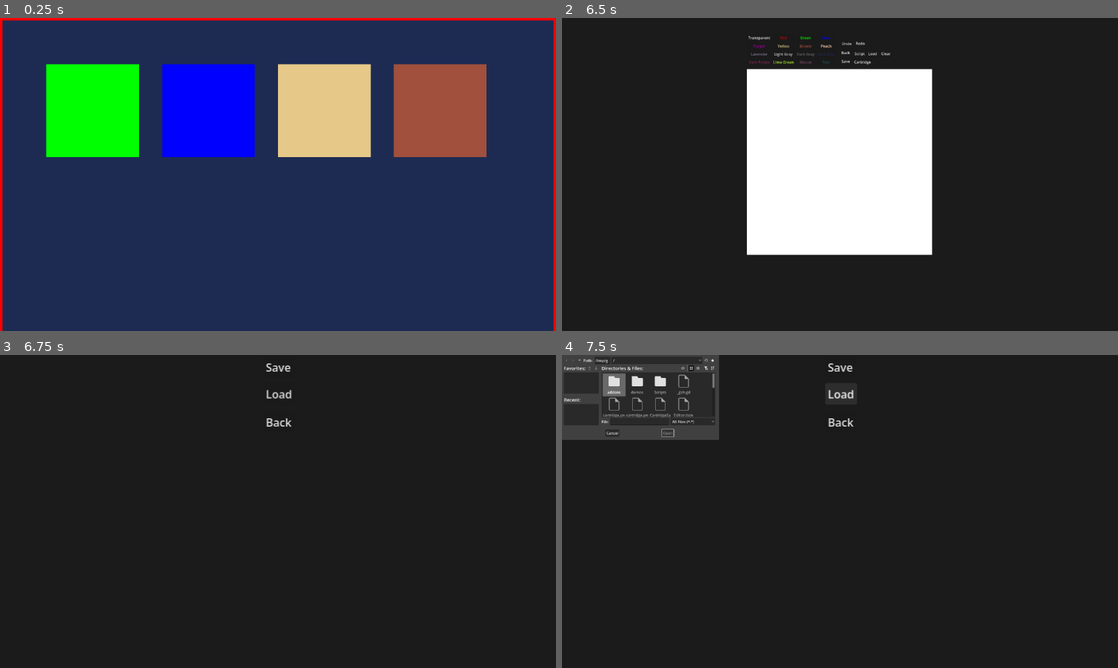
Above: before the commit, frames 1-4 (two rows, left to right).
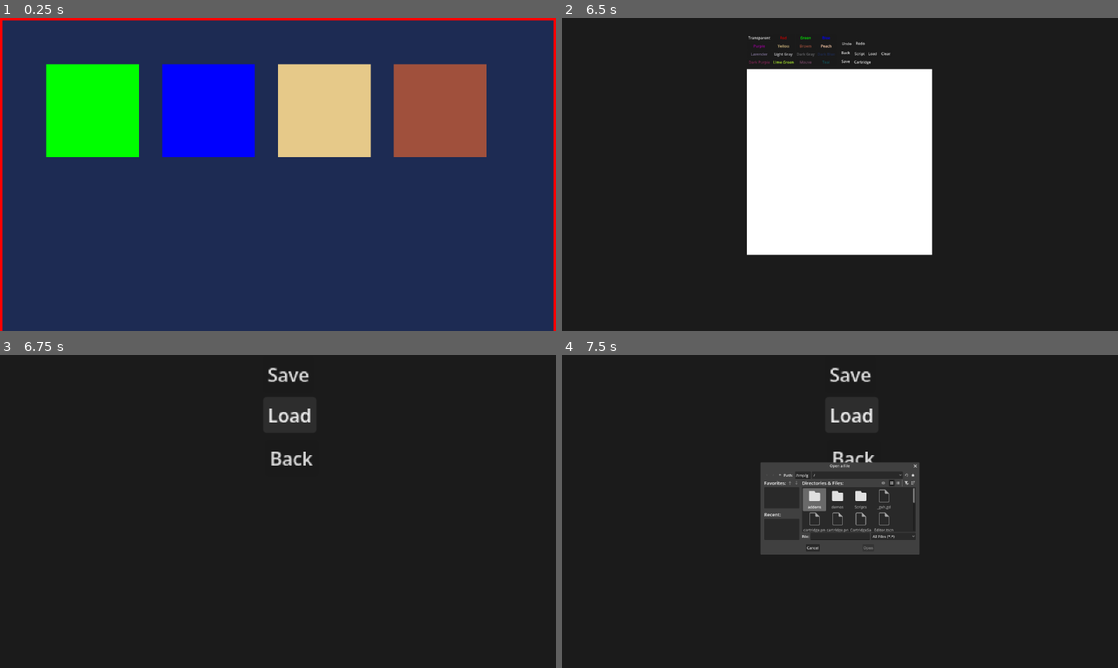
Above: after the commit, the same moments.

Repository: bobis1/godot-fantasy-console
Game: Godot game, scene res://main.tscn
Same seed, same stepped clock (60 frames per second), same inputs: the game is played once before the commit and once after it.
Inputs (mouse positions are in pixels of both pictures, inside the frame that each line leads up to):
- Up to frame 1 (0.25 s): no input
- Up to frame 2 (6.5 s): tap Enter at 0.5, 2.75, 5.75 s; move the mouse to (962, 158) at 0.52 s; hold D (RIGHT) 0.53-1.28 s; hold Q (A) 0.53-1.28 s; click (962, 158) at 0.67 s; tap E (B) at 0.8, 1.35, 5.3 s; tap Space at 1.25, 5 s; move the mouse to (728, 190) at 1.27 s; hold S (DOWN) 1.28-2 s; tap R at 1.55, 6.05 s; click "Back" at 2 s; move the mouse to (895, 105) at 2.77 s; hold D (RIGHT) 2.78-3.5 s; hold R 2.78-3.5 s; tap Q (A) at 3.05, 5.1 s; click "Script" at 3.5 s; click "Back" at 4.25 s; move the mouse to (812, 237) at 5.02 s; hold W (UP) 5.03-5.78 s; click (812, 237) at 5.17 s; move the mouse to (1006, 221) at 5.77 s; hold A (LEFT) from 5.78 s (still down); hold E (B) from 5.78 s (still down)
- Up to frame 3 (6.75 s): release A (LEFT) at 6.5 s; release E (B) at 6.5 s; click "Cartridge" at 6.5 s
- Up to frame 4 (7.5 s): click "Load" at 7.25 s

Frames 1-2 are identical in both runs. In frame 3, 0.8% of the frame differs, in the area x 47-57%, y 2-36%; in frame 4, 9.2%, in the area x 0-65%, y 0-64%.

Commit message:
Finished the first build

Diff:
--- a/CartridgeSave.tscn
+++ b/CartridgeSave.tscn
@@ -26,25 +26,25 @@
 offset_top = 6.0
 offset_right = 50.0
 offset_bottom = 37.0
-scale = Vector2(3, 3)
+scale = Vector2(5, 5)
 text = "Save"
 
 [node name="Load" type="Button" parent="Control" unique_id=199477775]
 layout_mode = 0
 offset_left = 7.0000005
-offset_top = 121.0
+offset_top = 181.0
 offset_right = 53.0
-offset_bottom = 152.0
-scale = Vector2(3, 3)
+offset_bottom = 212.0
+scale = Vector2(5, 5)
 text = "Load"
 
 [node name="Back" type="Button" parent="Control" unique_id=543458956]
 layout_mode = 0
-offset_left = 7.0
-offset_top = 243.0
-offset_right = 53.0
-offset_bottom = 274.0
-scale = Vector2(3, 3)
+offset_left = 15.999999
+offset_top = 367.0
+offset_right = 62.0
+offset_bottom = 398.0
+scale = Vector2(5, 5)
 text = "Back"
 
 [node name="Naming" type="Control" parent="Control" unique_id=2099387408]
--- a/Editor.tscn
+++ b/Editor.tscn
@@ -183,37 +183,44 @@
 offset_right = 40.0
 offset_bottom = 40.0
 
-[node name="LineEdit" type="LineEdit" parent="NamingPopup" unique_id=534407082]
+[node name="SpriteIndex" type="LineEdit" parent="NamingPopup" unique_id=262700467]
+layout_mode = 0
+offset_left = 1035.0
+offset_top = 375.0
+offset_right = 1435.0
+offset_bottom = 406.0
+placeholder_text = "Sprite Index"
+
+[node name="LoadingPopup" type="Control" parent="." unique_id=275138829]
+visible = false
+layout_mode = 3
+anchors_preset = 0
+offset_left = 1162.0
+offset_top = 376.0
+offset_right = 1202.0
+offset_bottom = 416.0
+
+[node name="LoadingLineEdit" type="LineEdit" parent="LoadingPopup" unique_id=1478793063]
+layout_mode = 0
+offset_right = 68.5
+offset_bottom = 31.0
+placeholder_text = "Input Index"
+emoji_menu_enabled = false
+
+[node name="Experiments" type="Control" parent="." unique_id=163489111]
+visible = false
+layout_mode = 3
+anchors_preset = 0
+offset_right = 40.0
+offset_bottom = 40.0
+
+[node name="LineEdit" type="LineEdit" parent="Experiments" unique_id=534407082]
 layout_mode = 0
 offset_left = 1035.0
 offset_top = 412.0
 offset_right = 1435.0
 offset_bottom = 443.0
 placeholder_text = "Name the sprite"
-
-[node name="SpriteIndex" type="LineEdit" parent="NamingPopup" unique_id=262700467]
-layout_mode = 0
-offset_left = 1035.0
-offset_top = 375.0
-offset_right = 1435.0
-offset_bottom = 406.0
-placeholder_text = "Sprite Index"
-
-[node name="LoadingPopup" type="Control" parent="." unique_id=275138829]
-visible = false
-layout_mode = 3
-anchors_preset = 0
-offset_left = 1162.0
-offset_top = 376.0
-offset_right = 1202.0
-offset_bottom = 416.0
-
-[node name="LoadingLineEdit" type="LineEdit" parent="LoadingPopup" unique_id=1478793063]
-layout_mode = 0
-offset_right = 68.5
-offset_bottom = 31.0
-placeholder_text = "Input Index"
-emoji_menu_enabled = false
 
 [connection signal="pressed" from="Control/Color Select/Black" to="Control/ColorRect" method="_on_black_pressed"]
 [connection signal="pressed" from="Control/Color Select/Red" to="Control/ColorRect" method="_on_red_pressed"]
@@ -239,7 +246,6 @@
 [connection signal="pressed" from="Control/Cartridge" to="Control/ColorRect" method="_on_cartridge_pressed"]
 [connection signal="pressed" from="Control/load" to="Control/ColorRect" method="_on_load_pressed"]
 [connection signal="pressed" from="Control/Clear" to="Control/ColorRect" method="_on_clear_pressed"]
-[connection signal="text_submitted" from="NamingPopup/LineEdit" to="Control/ColorRect" method="_on_line_edit_text_submitted"]
 [connection signal="text_changed" from="NamingPopup/SpriteIndex" to="Control/ColorRect" method="_on_sprite_index_text_changed"]
 [connection signal="text_submitted" from="NamingPopup/SpriteIndex" to="Control/ColorRect" method="_on_sprite_index_text_submitted"]
 [connection signal="text_submitted" from="LoadingPopup/LoadingLineEdit" to="Control/ColorRect" method="_on_loading_line_edit_text_submitted"]
--- a/Scripts/canvas.gd
+++ b/Scripts/canvas.gd
@@ -180,7 +180,7 @@
 		var pixel_right = sprite_data[i * 2 + 1]
 		var packed_byte = (pixel_left << 4) | (pixel_right & 0x0F)
 		buffer[i] = packed_byte
-
+	NamingPopup.visible = false
 	return buffer
 
 
@@ -207,10 +207,6 @@
 
 func _on_line_edit_text_submitted(new_text: String) -> void:
 	spriteName = new_text
-	var packedSprite = get_sprite_as_buffer()
-	var start = SpriteIndex * 32
-	for i in range(32):
-		Globals.ram[start + 0x4B32 + i] = packedSprite[i]
 
 	pass
 
@@ -238,14 +234,16 @@
 
 
 func _on_sprite_index_text_submitted() -> void:
-	if isIndexSubmitted && isNameSubmitted:
-		NamingPopup.visible = false
+	var packedSprite = get_sprite_as_buffer()
+	var start = SpriteIndex * 32
+	NamingPopup.visible = false
+	for i in range(32):
+		Globals.ram[start + 0x4B32 + i] = packedSprite[i]
 	pass
 
 
 func _on_sprite_index_text_changed(new_text: String) -> void:
 	SpriteIndex = new_text.to_int()
-	isIndexSubmitted = true
 	pass
 
 
--- a/Scripts/cartridgeSaveLoad.gd
+++ b/Scripts/cartridgeSaveLoad.gd
@@ -37,7 +37,7 @@
 
 func _on_load_pressed() -> void:
 	loadDia.visible = true
-
+	loadDia.popup_centered()
 	pass
 
 
--- a/Scripts/cpu.gd
+++ b/Scripts/cpu.gd
@@ -8,13 +8,14 @@
 	MOV_R_V,
 	MOV_R_R,
 	WRITE, #WRITE to ram
-	LOAD, # Get value from ram
+	LOAD, # Remove this at some points
 	ADD, #Adds two registers
 	SUB,
 	JMP,
 	SPR,
 	IF,
-	MOV_V_R
+	MOV_A_R,
+	CLEAR
 	#SPRFromspriteData
 }
 
@@ -45,7 +46,7 @@
 func run_cpu():
 	Globals.isStopped = false
 	var cycles_this_frame = 0
-	var max_cycles = 1000
+	var max_cycles = 10
 	while !Globals.isStopped and cycles_this_frame < max_cycles:
 		Globals.ram[Globals.pc]
 		var opcode = Globals.ram[Globals.pc]
@@ -84,6 +85,7 @@
 				Globals.pc = (Globals.ram[Globals.pc + 1] * 256) + Globals.ram[Globals.pc + 2]
 			SPR:
 				spr(getCorrectValue(1), getCorrectValue(3),getCorrectValue(5))
+				print("SPR Ran")
 				Globals.pc += 7
 			IF:
 				var val1 = getCorrectValue(1)
@@ -94,15 +96,19 @@
 					print("Button Match")
 				else :
 					Globals.pc += 6 + pcInc
-			MOV_V_R:
+			MOV_A_R:
 				var highByte = Globals.ram[Globals.pc+2]
 				var lowByte =  Globals.ram[Globals.pc + 3]
 				var addr = (highByte * 256) + lowByte
 				registers[Globals.ram[Globals.pc + 1]] = Globals.ram[addr]
 				Globals.pc += 4
+			CLEAR:
+				hardware.draw_test_pattern()
+				Globals.pc += 4
 			_:
 				print("Unknown opcode: ", opcode, " at PC: ", Globals.pc)
 				Globals.pc += 1
+
 
 
 # Note to self: This takes 2 bytes
--- a/Scripts/hardware.gd
+++ b/Scripts/hardware.gd
@@ -214,21 +214,19 @@
 			WritePixel(j, i, color_index)
 
 func draw_test_pattern() -> void:
-	# 1. Clear screen to Dark Blue (Index 11)
 	fill_rect(0, 0, 240, 160, 11)
 
-	# 2. Draw a Red border (Index 1)
 	for x in range(240):
 		WritePixel(x, 0, 1)   # Top
 		WritePixel(x, 159, 1) # Bottom
 	for y in range(160):
-		WritePixel(0, y, 1)   # Left
-		WritePixel(239, y, 1) # Right
-
-	fill_rect(20, 20, 40, 40, 2)  # Green Square
-	fill_rect(70, 20, 40, 40, 3)  # Blue Square
-	fill_rect(120, 20, 40, 40, 5) # Yellow Square
-	fill_rect(170, 20, 40, 40, 6) # Brown Square
+		WritePixel(0, y, 1)
+		WritePixel(239, y, 1)
+
+	fill_rect(20, 20, 40, 40, 2)
+	fill_rect(70, 20, 40, 40, 3)
+	fill_rect(120, 20, 40, 40, 5)
+	fill_rect(170, 20, 40, 40, 6)
 
 
 func load_sprite_from_file(file_path: String, sprite_index: int):
--- a/project.godot
+++ b/project.godot
@@ -73,4 +73,5 @@
 
 textures/canvas_textures/default_texture_filter=0
 rendering_device/driver.windows="d3d12"
+textures/vram_compression/import_etc2_astc=true
 environment/defaults/default_clear_color=Color(0.1056141, 0.10561419, 0.10561416, 1)
--- a/scripting.gd
+++ b/scripting.gd
@@ -15,7 +15,8 @@
 	JMP,
 	SPR,
 	IF,
-	MOV_V_R
+	MOV_A_R,
+	CLEAR
 }
 
 # Called when the node enters the scene tree for the first time.
@@ -97,12 +98,14 @@
 				bytecode.append(checkForRegister(tokens[1], bytecode))
 				bytecode.append(checkForRegister(tokens[2], bytecode))
 				bytecode.append(tokens[3].to_int())
-			"MOV_V_R":
-				bytecode.append(MOV_V_R)
+			"MOV_A_R":
+				bytecode.append(MOV_A_R)
 				bytecode.append(tokens[1].replace("R", "").to_int())
 				bytecode.append(tokens[2].to_int() / 256)
 				bytecode.append(tokens[2].to_int() % 256)
-
+			"CLEAR":
+				bytecode.append(CLEAR)
+	bytecode.append(0xFF)
 	return bytecode
 
 
@@ -111,12 +114,14 @@
 	var assemblyText: String
 	while pc < 20480 + length:
 		var opcode = Globals.ram[pc]
+		if opcode == 0xFF:
+			break
 		match opcode:
 			MOV_R_V:
 				var reg = Globals.ram[pc + 1]
-				var val = Globals.ram[pc + 2]
+				var val = (Globals.ram[pc + 2] * 256) + Globals.ram[pc + 3]
 				assemblyText += "MOV_R_V" +" "+ str(reg) +" "+ str(val) + "\n"
-				pc += 3
+				pc += 4
 			STOP:
 				assemblyText += "STOP"
 				pc += 1
@@ -156,6 +161,16 @@
 				var pcInc = Globals.ram[pc + 3]
 				assemblyText += "IF" + " " + str(val1) + "  " + str(val2) + " " + str(pcInc) + "\n"
 				pc += 4
+			MOV_A_R:
+				var highByte = Globals.ram[pc + 2]
+				var lowByte = Globals.ram[pc + 3]
+				var address = (highByte * 256) + lowByte
+				var Register = Globals.ram[pc + 1]
+				assemblyText += "MOV_V_R " + "R" + str(Register) + " " + str(address) + "\n"
+				pc += 4
+			CLEAR:
+				assemblyText += "CLEAR" + "\n"
+				pc += 1
 	return assemblyText
 
 
Binary file removed: demos/FallingFlashingBloop.png
Binary file added: demos/FroggerFinal.png
Not shown, changed: demos/FroggerFinal.png.import
Binary file removed: demos/UpAndDownButSlinding.png
Not shown, removed: demos/UpAndDownButSlinding.png.import
Not shown, added: export_presets.cfg
Not shown, changed: .DS_Store
Not shown, changed: README.md
